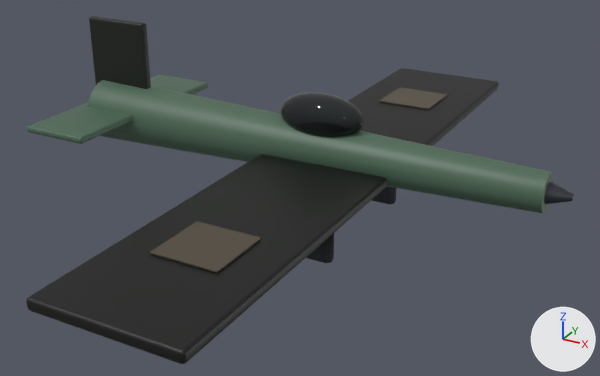
Two versions of the glTF model public/yw9-ice/plane.glb, one commit apart.
The view is the same before and after, from a camera (50 mm lens) standing at (6.12, -11.09, 6.08) and looking at (0.2, -0.32, 0.69). Arrows for +X, +Y and +Z are at lower right; the lights stay in place. The picture after the commit comes second. Vertices at exactly the same position are counted once.

The scene before the commit, as lines of its bpy script (objects in view):
```python
me_anim_fighter_canopy_001 = bpy.data.meshes.new('anim:fighter.canopy.001')
me_anim_fighter_canopy_001.from_pydata(...)  # a UV sphere (24 segments, 12 rings, poles along z) spanning x -0.72..0.72, y -0.36..0.36, z -0.36..0.36
me_anim_fighter_canopy_001.materials.append(mat_glass__9fc6dc)
me_anim_fighter_fin_001 = bpy.data.meshes.new('anim:fighter.fin.001')
me_anim_fighter_fin_001.from_pydata(...)  # 56 vertices, 108 faces; spans x -0.6..0.6, y -0.07..0.07, z -0.75..0.75
me_anim_fighter_fin_001.materials.append(mat_paint__4f6b57)
me_anim_fighter_roundel1_001 = bpy.data.meshes.new('anim:fighter.roundel1.001')
me_anim_fighter_roundel1_001.from_pydata(...)  # a box spanning x -0.5..0.5, y -0.5..0.5, z -0.01..0.01
me_anim_fighter_roundel1_001.materials.append(mat_paint__e8e2d0)
me_anim_fighter_tail_001 = bpy.data.meshes.new('anim:fighter.tail.001')
me_anim_fighter_tail_001.from_pydata(...)  # 56 vertices, 108 faces; spans x -0.6..0.6, y -1.8..1.8, z -0.06..0.06
me_anim_fighter_tail_001.materials.append(mat_paint__4f6b57)
ob_anim_fighter_canopy = bpy.data.objects.new('anim-fighter-canopy', me_anim_fighter_canopy_001)
ob_anim_fighter_canopy.location = (0.4, 0.0, 1.85)
ob_anim_fighter_fin = bpy.data.objects.new('anim-fighter-fin', me_anim_fighter_fin_001)
ob_anim_fighter_fin.location = (-3.6, 0.0, 2.2)
ob_anim_fighter_roundel1 = bpy.data.objects.new('anim-fighter-roundel1', me_anim_fighter_roundel1_001)
ob_anim_fighter_roundel1.location = (0.6, -3.5, 1.21)
ob_anim_fighter_tail = bpy.data.objects.new('anim-fighter-tail', me_anim_fighter_tail_001)
ob_anim_fighter_tail.location = (-3.6, 0.0, 1.4)
# also in view: 'anim-fighter-spin' at (4.1, 0.0, 1.3); 'anim-fighter-fus' at (0.0, 0.0, 1.3); 'anim-fighter-wing' at (0.6, 0.0, 1.1); 'anim-fighter-wheel1' at (1.0, -1.2, 0.35); 'anim-fighter-roundel0' at (0.6, 3.5, 1.21)
```
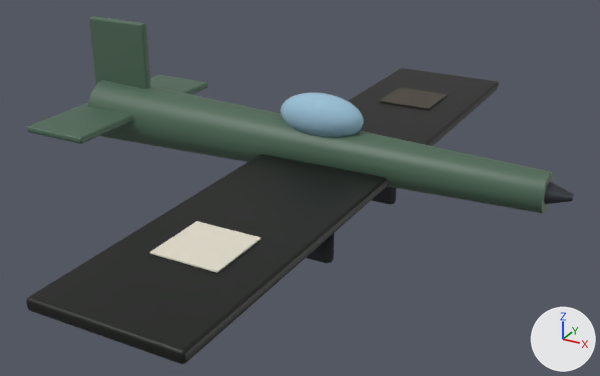
Boxes [x1, y1, x2, y2] around the edits, measured in the pictures (600 x 376 px):
part 1 of me_anim_fighter_fin_001, recoloured (lighter)
    both: [89, 16, 151, 89]
part 2 of me_anim_fighter_canopy_001, recoloured (lighter)
    both: [280, 92, 364, 137]
part 3 of me_anim_fighter_roundel1_001, recoloured (lighter)
    both: [150, 221, 261, 273]

What changed in the scene script:
```text
Change me_anim_fighter_fin_001:
    where me_anim_fighter_fin_001.from_pydata(...)  # 56 vertices, 108 faces; spans x -0.6..0.6, y -0.07..0.07, z -0.75..0.75
    used by ob_anim_fighter_fin; location = (-3.6, 0.0, 2.2)
    me_anim_fighter_fin_001 part 1: 108 faces centred in x -0.6..0.6, y -0.07..0.07, z -0.75..0.75 are repainted in the vertex colours; the middle colour goes from dark grey #524c46 to white #f5f6f7
Change me_anim_fighter_canopy_001:
    where me_anim_fighter_canopy_001.from_pydata(...)  # 266 vertices, 528 faces; spans x -0.72..0.72, y -0.36..0.36, z -0.36..0.36
    used by ob_anim_fighter_canopy; location = (0.4, 0.0, 1.85)
    me_anim_fighter_canopy_001 part 2: 528 kept faces spanning x -0.72..0.72, y -0.36..0.36, z -0.36..0.36 get new vertex colours; the middle colour goes from black #2c2825 to white #f9f9fa
Change me_anim_fighter_roundel1_001:
    where me_anim_fighter_roundel1_001.from_pydata(...)  # 8 vertices, 12 faces; spans x -0.5..0.5, y -0.5..0.5, z -0.01..0.01
    used by ob_anim_fighter_roundel1; location = (0.6, -3.5, 1.21)
    me_anim_fighter_roundel1_001 part 3: 12 faces centred in x -0.5..0.5, y -0.5..0.5, z -0.01..0.01 are repainted in the vertex colours; the middle colour goes from dark grey #5a534c to white #fbfbfc
```
